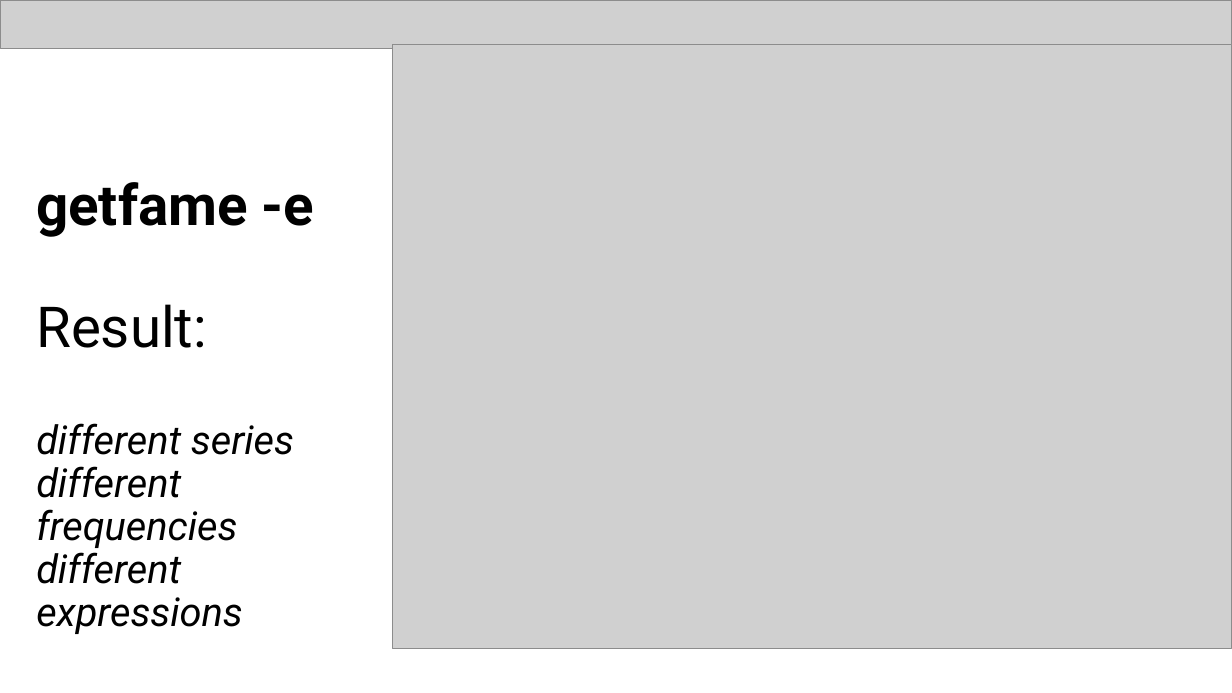
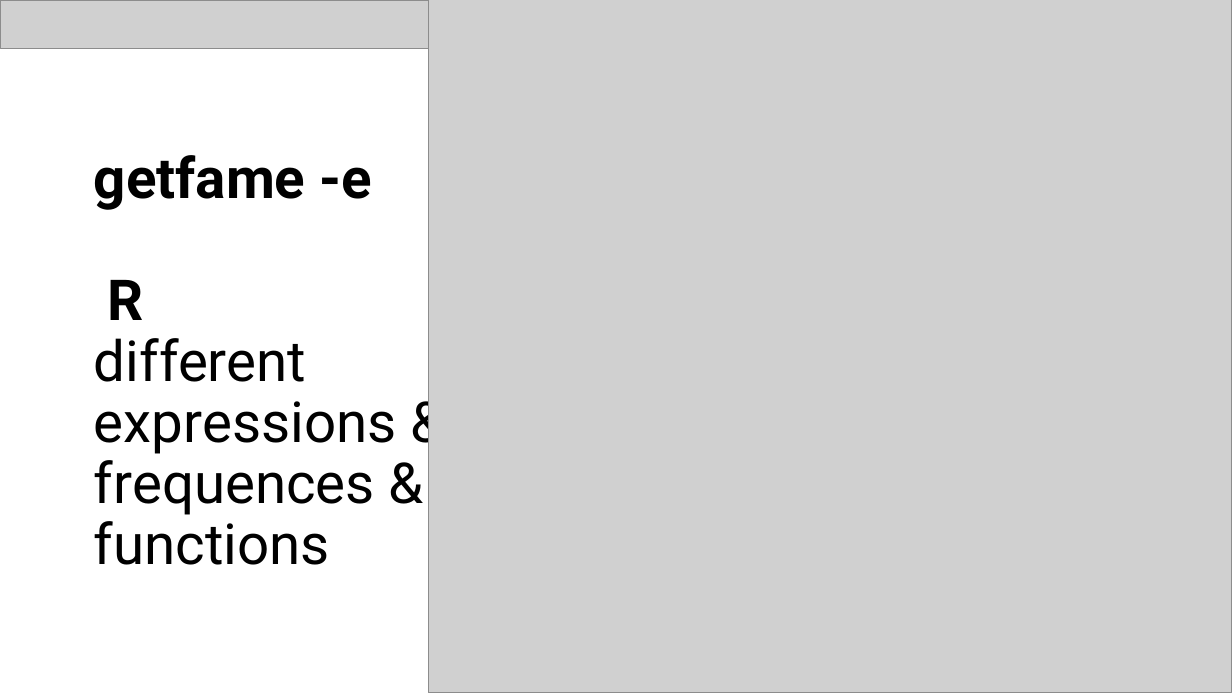
Before and after one commit to eriksoeb/getfame, a slide deck: slide 12 of getfame.pptx. Drawn at 1232x693 pixels with LibreOffice and Linux fonts; fonts in the diff are those of the drawing; grey boxes stand for pictures. Boxes give left, top, right and bottom in pixels: in the first picture for what was removed or moved away, otherwise in the second. Text is boxed around its words. In the diff, an @@ line names an element or a change of style, - is before the commit and + after.

```diff
--- a/getfame.pptx
+++ b/getfame.pptx
@@ picture: place and size @@
-picture at bbox=[393, 44, 1232, 649]
+picture at bbox=[428, 0, 1232, 693]
@@ title at bbox=[94, 155, 397, 565]: text changed; size 31 to 44 pt; italic off @@
-getfame -e
-Result:
-different series different frequencies different expressions
+getfame -e
+R
+different expressions & frequences & functions
```
Also in this commit, not shown: 12 other slides changed, 2 slides added, 3 slides removed, 1 other file.
